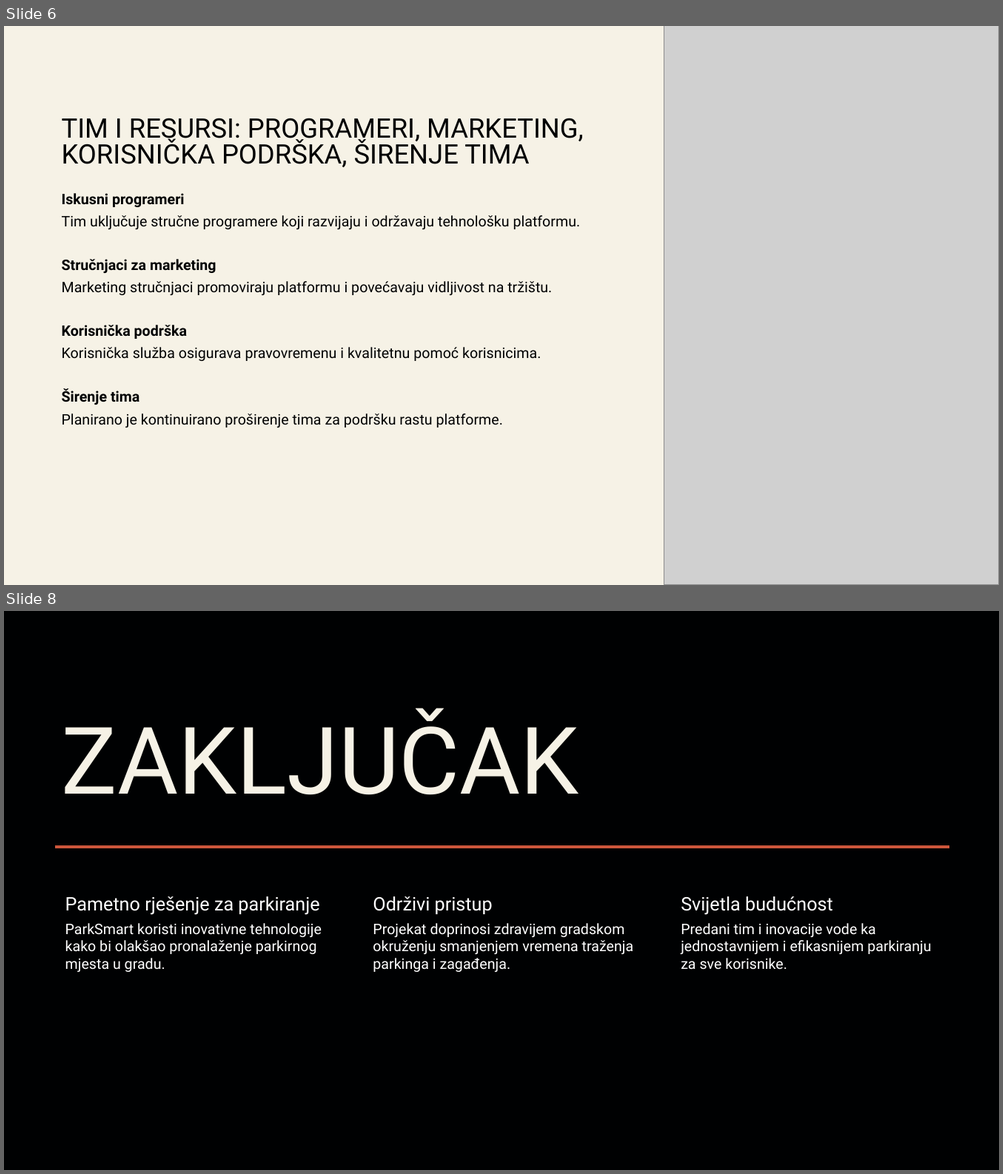
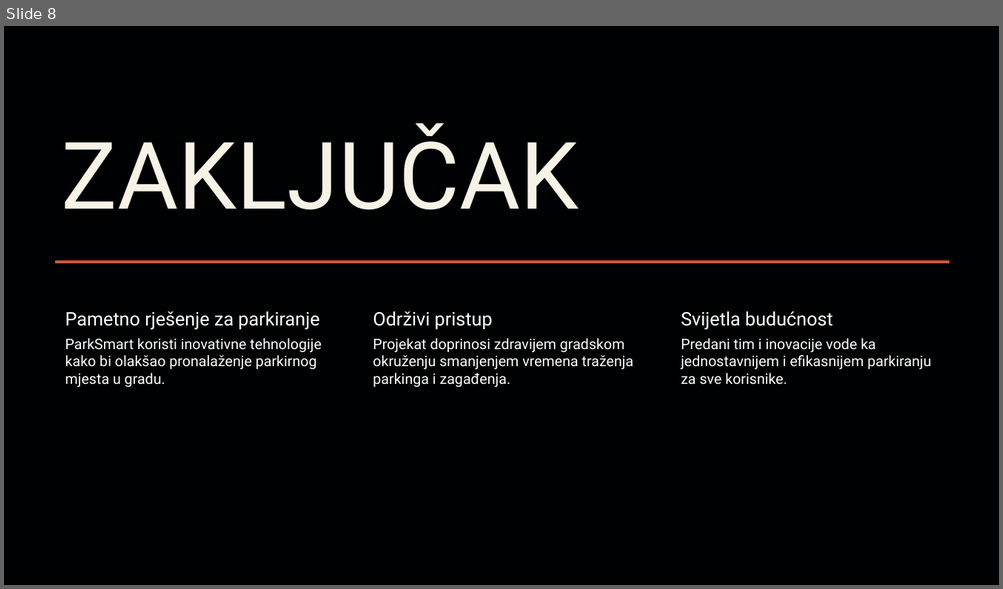
Before and after one commit to MastilovicRadoslav/startup_launch_simulation, a slide deck: Pitch presentation.pptx. Shown one above the other, each under a label of ours: slides 6 and 8 before the commit, slide 8 after it; the slides between them are not shown. The pictures are 1003x1174 and 1003x589 pixels, drawn with LibreOffice and Linux fonts; fonts in the diff are those of the drawing; grey boxes stand for pictures. Boxes give left, top, right and bottom in pixels: in the first picture for what was removed or moved away, otherwise in the second. Text is boxed around its words. In the diff, an @@ line names an element or a change of style, - is before the commit and + after.

```diff
--- a/Pitch presentation.pptx
+++ b/Pitch presentation.pptx
@@ slide 6 removed at [4,26,999,585], background #F6F2E6 @@
@@ picture removed at [664,26,999,585] @@
@@ title removed at [62,118,583,167] @@
-TIM I RESURSI: PROGRAMERI, MARKETING, KORISNIČKA PODRŠKA, ŠIRENJE TIMA
@@ text removed at [62,193,580,428] @@
-Iskusni programeri
-  Tim uključuje stručne programere koji razvijaju i održavaju tehnološku platformu.
-Stručnjaci za marketing
-  Marketing stručnjaci promoviraju platformu i povećavaju vidljivost na tržištu.
-Korisnička podrška
-  Korisnička služba osigurava pravovremenu i kvalitetnu pomoć korisnicima.
-Širenje tima
-  Planirano je kontinuirano proširenje tima za podršku rastu platforme.
```
Also in this commit, not shown: 6 slides changed, 1 slide added, 1 other file.
